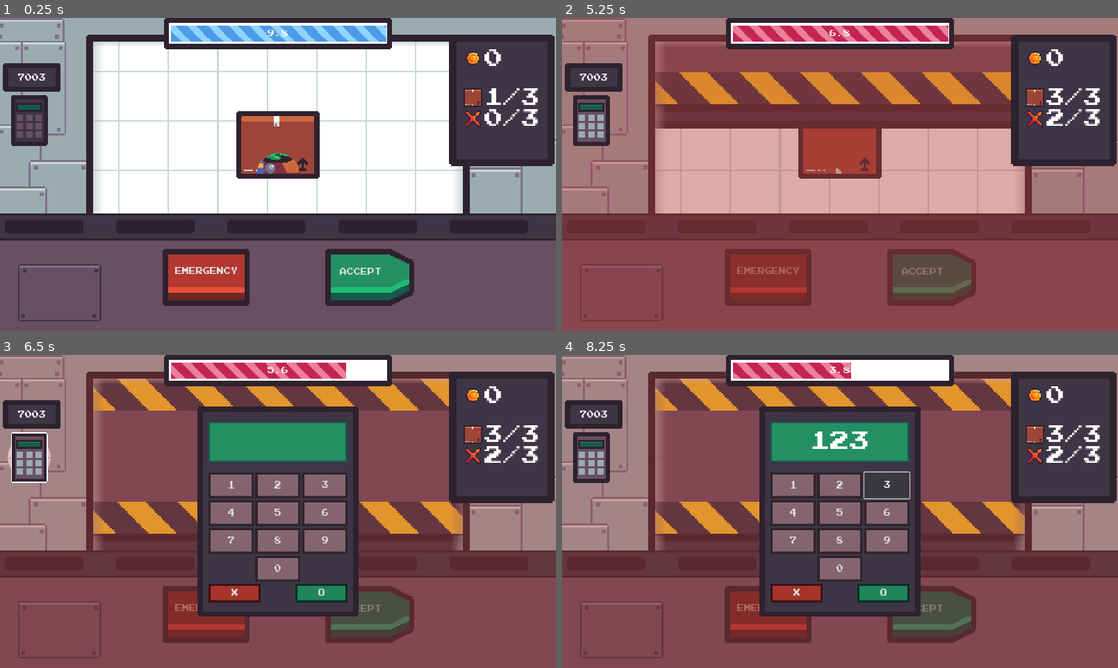
Above: before the commit, frames 1-4 (two rows, left to right).
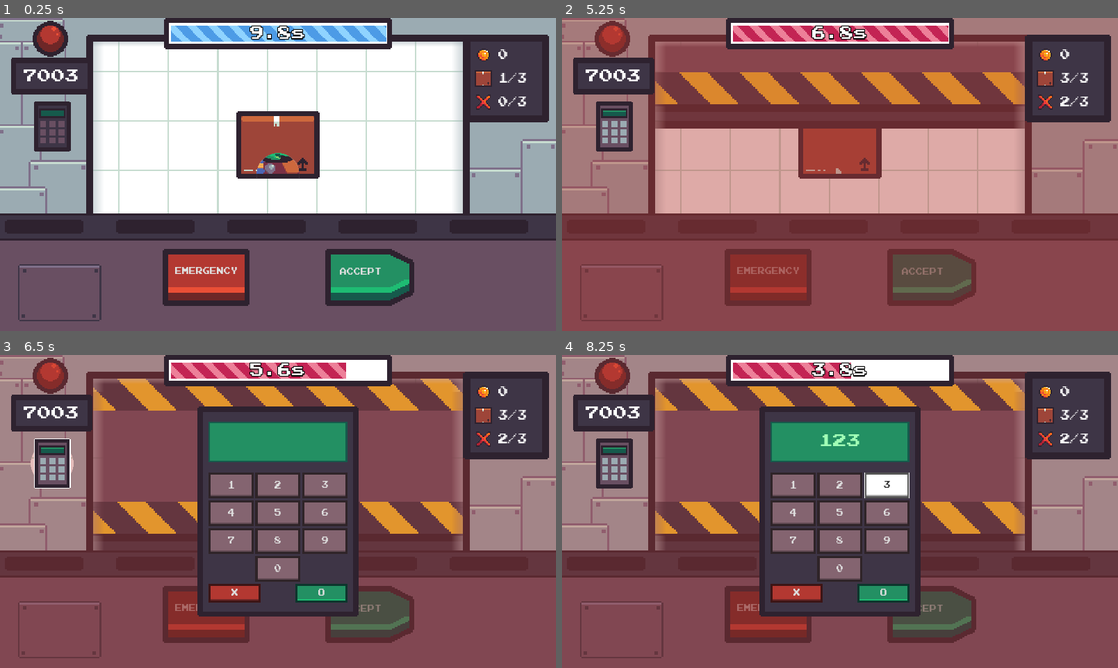
Above: after the commit, the same moments.

Repository: FixelDev/inside-out-inc
Game: Godot game, scene res://scenes/game/game.tscn
Same seed, same stepped clock (60 frames per second), same inputs: the game is played once before the commit and once after it.
Inputs (mouse positions are in pixels of both pictures, inside the frame that each line leads up to; where the layout moved, square brackets give the same spot in the first picture):
- Up to frame 1 (0.25 s): no input
- Up to frame 2 (5.25 s): click "ACCEPT" at 0.5 s; tap Enter at 1.25 s; move the mouse to (962, 158) at 1.27 s; move the mouse to (728, 190) at 2.02 s; click "ACCEPT" at 2.75 s; tap Space at 3.5 s; move the mouse to (895, 105) at 3.52 s; move the mouse to (812, 237) at 4.27 s; click "EMERGENCY" at 5 s
- Up to frame 3 (6.5 s): click (50, 464) [27, 458] at 5.75 s
- Up to frame 4 (8.25 s): click "1" at 6.5 s; click "2" at 7.25 s; click "3" at 8 s

The runs differ from the first frame. In frame 1, 7.9% of the frame differs, in the area x 0-100%, y 0-48%; in frame 2, 8.4%; in frame 3, 8.7%; in frame 4, 9.8%, in the area x 0-100%, y 0-79%.

Commit message:
Finished UI for game over screen, fixed some buttons graphic states, fixed some UI in the main game scene

Diff:
--- a/entities/emergency_module/emergency_keypad_panel/emergency_keypad_panel.gd
+++ b/entities/emergency_module/emergency_keypad_panel/emergency_keypad_panel.gd
@@ -36,7 +36,7 @@
 
 
 func _on_number_button_pressed(number: String) -> void:
-	if entered_code.length() > 6:
+	if entered_code.length() > 4:
 		return
 
 	entered_code += number
--- a/entities/emergency_module/emergency_keypad_panel/number_button.tscn
+++ b/entities/emergency_module/emergency_keypad_panel/number_button.tscn
@@ -1,6 +1,8 @@
-[gd_scene load_steps=3 format=3 uid="uid://vvlem36g7n7g"]
+[gd_scene load_steps=8 format=3 uid="uid://vvlem36g7n7g"]
 
 [ext_resource type="Texture2D" uid="uid://bynrdy5uuy4eu" path="res://entities/emergency_module/emergency_keypad_panel/button.png" id="1_k04x6"]
+[ext_resource type="Texture2D" uid="uid://cfw4bqh2miyc" path="res://entities/emergency_module/emergency_keypad_panel/button_hover.png" id="2_2aoqx"]
+[ext_resource type="Texture2D" uid="uid://h35bwfef8u3a" path="res://entities/emergency_module/emergency_keypad_panel/button_pressed.png" id="3_p34dy"]
 
 [sub_resource type="StyleBoxTexture" id="StyleBoxTexture_ta5tk"]
 texture = ExtResource("1_k04x6")
@@ -10,9 +12,29 @@
 texture_margin_bottom = 14.0
 modulate_color = Color(0.562997, 0.425812, 0.47743, 1)
 
+[sub_resource type="StyleBoxTexture" id="StyleBoxTexture_u3ne2"]
+texture = ExtResource("2_2aoqx")
+texture_margin_left = 14.0
+texture_margin_top = 14.0
+texture_margin_right = 14.0
+texture_margin_bottom = 14.0
+
+[sub_resource type="StyleBoxTexture" id="StyleBoxTexture_deetd"]
+texture = ExtResource("3_p34dy")
+texture_margin_left = 14.0
+texture_margin_top = 14.0
+texture_margin_right = 14.0
+texture_margin_bottom = 14.0
+
+[sub_resource type="StyleBoxEmpty" id="StyleBoxEmpty_02kyd"]
+
 [node name="NumberButton" type="Button"]
 custom_minimum_size = Vector2(0, 60)
 size_flags_horizontal = 3
 size_flags_vertical = 3
+theme_override_colors/font_hover_color = Color(0.194349, 0.194349, 0.194349, 1)
 theme_override_styles/normal = SubResource("StyleBoxTexture_ta5tk")
+theme_override_styles/hover = SubResource("StyleBoxTexture_u3ne2")
+theme_override_styles/pressed = SubResource("StyleBoxTexture_deetd")
+theme_override_styles/focus = SubResource("StyleBoxEmpty_02kyd")
 text = "1"
--- a/scenes/galactic_bulletin/galactic_bulletin.tscn
+++ b/scenes/galactic_bulletin/galactic_bulletin.tscn
@@ -6,6 +6,8 @@
 [ext_resource type="Texture2D" uid="uid://cxg6mm6jc234f" path="res://scenes/galactic_bulletin/stars.png" id="2_ib1uf"]
 [ext_resource type="Texture2D" uid="uid://drqs4k7sh8y31" path="res://scenes/galactic_bulletin/panel.png" id="4_aaphs"]
 [ext_resource type="Texture2D" uid="uid://capyix2w3fn3p" path="res://scenes/galactic_bulletin/text_dummy.png" id="6_ejg10"]
+[ext_resource type="PackedScene" uid="uid://kold78v3pbef" path="res://ui/line_divider.tscn" id="6_xaun7"]
+[ext_resource type="Texture2D" uid="uid://xp4xax0eoxfv" path="res://scenes/galactic_bulletin/button_hoverl.png" id="8_j1p4j"]
 
 [sub_resource type="StyleBoxFlat" id="StyleBoxFlat_blgrw"]
 bg_color = Color(0.0549306, 0.0561564, 0.0966754, 1)
@@ -37,6 +39,24 @@
 texture_margin_right = 16.0
 texture_margin_bottom = 16.0
 
+[sub_resource type="StyleBoxTexture" id="StyleBoxTexture_1vqrt"]
+texture = ExtResource("8_j1p4j")
+texture_margin_left = 16.0
+texture_margin_top = 16.0
+texture_margin_right = 16.0
+texture_margin_bottom = 16.0
+
+[sub_resource type="StyleBoxTexture" id="StyleBoxTexture_d0uq8"]
+texture = ExtResource("4_aaphs")
+texture_margin_left = 16.0
+texture_margin_top = 16.0
+texture_margin_right = 16.0
+texture_margin_bottom = 16.0
+
+[sub_resource type="StyleBoxEmpty" id="StyleBoxEmpty_f36lr"]
+
+[sub_resource type="StyleBoxEmpty" id="StyleBoxEmpty_ga5yr"]
+
 [node name="GalacticBulletin" type="Node2D"]
 script = ExtResource("1_scx40")
 
@@ -53,7 +73,6 @@
 
 [node name="ScrollingStripes" parent="UI/BG" instance=ExtResource("2_80i7w")]
 layout_mode = 1
-speed = 0.05
 color = Color(0.176471, 0.168627, 0.258824, 0.239216)
 
 [node name="Stars" type="Panel" parent="UI/BG"]
@@ -133,8 +152,7 @@
 custom_minimum_size = Vector2(0, 6.69)
 layout_mode = 2
 
-[node name="ColorRect" type="ColorRect" parent="UI/BG/GalacticBulletinPanel/VBoxContainer"]
-custom_minimum_size = Vector2(0, 2)
+[node name="LineDivider" parent="UI/BG/GalacticBulletinPanel/VBoxContainer" instance=ExtResource("6_xaun7")]
 layout_mode = 2
 
 [node name="Spacer2" type="Control" parent="UI/BG/GalacticBulletinPanel/VBoxContainer"]
@@ -326,7 +344,12 @@
 offset_bottom = -100.0
 grow_horizontal = 2
 grow_vertical = 0
+theme_override_colors/font_hover_color = Color(0.180392, 0.133333, 0.184314, 1)
 theme_override_styles/normal = SubResource("StyleBoxTexture_g301u")
+theme_override_styles/hover = SubResource("StyleBoxTexture_1vqrt")
+theme_override_styles/pressed = SubResource("StyleBoxTexture_d0uq8")
+theme_override_styles/disabled = SubResource("StyleBoxEmpty_f36lr")
+theme_override_styles/focus = SubResource("StyleBoxEmpty_ga5yr")
 text = "Start"
 
 [connection signal="pressed" from="UI/StartButton" to="." method="_on_start_button_pressed"]
--- a/scenes/game/game.tscn
+++ b/scenes/game/game.tscn
@@ -39,11 +39,17 @@
 [ext_resource type="Texture2D" uid="uid://vns4u1aw07sq" path="res://entities/emergency_module/keypad_hover.png" id="19_0flgl"]
 [ext_resource type="Texture2D" uid="uid://cb1h8st7s045s" path="res://entities/emergency_module/keypad_disabled.png" id="20_nroji"]
 [ext_resource type="Texture2D" uid="uid://bkgmaajtqp3sh" path="res://entities/emergency_module/emergency_keypad_panel/display.png" id="21_3q47j"]
-[ext_resource type="Texture2D" uid="uid://bynrdy5uuy4eu" path="res://entities/emergency_module/emergency_keypad_panel/button.png" id="22_amina"]
 [ext_resource type="Shader" path="res://ui/scrolling_stripes/scrolling_stripes.gdshader" id="22_ri8qu"]
+[ext_resource type="Texture2D" uid="uid://cnr2b8h2xess5" path="res://entities/emergency_module/emergency_keypad_panel/clear_button.png" id="29_c32ot"]
+[ext_resource type="Texture2D" uid="uid://bv2jlmemiftfw" path="res://entities/emergency_module/emergency_keypad_panel/clear_button_hover.png" id="30_rsqs0"]
+[ext_resource type="Texture2D" uid="uid://bixgnburar536" path="res://entities/emergency_module/emergency_keypad_panel/clear_button_pressed.png" id="31_3ji8w"]
 [ext_resource type="Texture2D" uid="uid://bnsjx4wro4fjc" path="res://scenes/game/graphics/table.png" id="31_lajfo"]
 [ext_resource type="Texture2D" uid="uid://kwkoqtvpnhil" path="res://entities/emergency_crate/graphics/crate_bottom.png" id="32_b2w7x"]
+[ext_resource type="Texture2D" uid="uid://daeh8qjiewwf0" path="res://entities/emergency_module/emergency_keypad_panel/accept_button.png" id="32_cfwd0"]
 [ext_resource type="Texture2D" uid="uid://d4ejv8ag53m6o" path="res://entities/emergency_crate/graphics/crate_decoration.png" id="33_fdnng"]
+[ext_resource type="Texture2D" uid="uid://c4t8nqvyspmif" path="res://entities/emergency_module/emergency_keypad_panel/accept_button_hover.png" id="33_ykf5n"]
+[ext_resource type="Texture2D" uid="uid://cylt3gcsa7vhm" path="res://entities/emergency_module/emergency_keypad_panel/accept_button_pressed.png" id="34_3weag"]
+[ext_resource type="Texture2D" uid="uid://duhabuen6d406" path="res://scenes/game/graphics/emergency_lamp.png" id="44_qa7fk"]
 [ext_resource type="PackedScene" uid="uid://djfmjkuiwck6x" path="res://entities/packages/box/box.tscn" id="45_e7rc1"]
 [ext_resource type="PackedScene" uid="uid://bco4ic8i0xaln" path="res://entities/packages/alien_package/alien_package_1.tscn" id="46_fy6wy"]
 [ext_resource type="Script" path="res://scenes/game/package_spawner.gd" id="46_mkleq"]
@@ -199,20 +205,54 @@
 texture_margin_bottom = 14.0
 
 [sub_resource type="StyleBoxTexture" id="StyleBoxTexture_6tgc2"]
-texture = ExtResource("22_amina")
-texture_margin_left = 14.0
-texture_margin_top = 14.0
-texture_margin_right = 14.0
-texture_margin_bottom = 14.0
-modulate_color = Color(0.701961, 0.219608, 0.192157, 1)
+texture = ExtResource("29_c32ot")
+texture_margin_left = 14.0
+texture_margin_top = 14.0
+texture_margin_right = 14.0
+texture_margin_bottom = 14.0
+
+[sub_resource type="StyleBoxTexture" id="StyleBoxTexture_gck6a"]
+texture = ExtResource("30_rsqs0")
+texture_margin_left = 14.0
+texture_margin_top = 14.0
+texture_margin_right = 14.0
+texture_margin_bottom = 14.0
+
+[sub_resource type="StyleBoxTexture" id="StyleBoxTexture_25c3s"]
+texture = ExtResource("31_3ji8w")
+texture_margin_left = 14.0
+texture_margin_top = 14.0
+texture_margin_right = 14.0
+texture_margin_bottom = 14.0
+
+[sub_resource type="StyleBoxEmpty" id="StyleBoxEmpty_ya4gq"]
+
+[sub_resource type="StyleBoxEmpty" id="StyleBoxEmpty_t2ncl"]
 
 [sub_resource type="StyleBoxTexture" id="StyleBoxTexture_ajktt"]
-texture = ExtResource("22_amina")
-texture_margin_left = 14.0
-texture_margin_top = 14.0
-texture_margin_right = 14.0
-texture_margin_bottom = 14.0
-modulate_color = Color(0.137255, 0.564706, 0.388235, 1)
+texture = ExtResource("32_cfwd0")
+texture_margin_left = 14.0
+texture_margin_top = 14.0
+texture_margin_right = 14.0
+texture_margin_bottom = 14.0
+
+[sub_resource type="StyleBoxTexture" id="StyleBoxTexture_1okt5"]
+texture = ExtResource("33_ykf5n")
+texture_margin_left = 14.0
+texture_margin_top = 14.0
+texture_margin_right = 14.0
+texture_margin_bottom = 14.0
+
+[sub_resource type="StyleBoxTexture" id="StyleBoxTexture_tsa0e"]
+texture = ExtResource("34_3weag")
+texture_margin_left = 14.0
+texture_margin_top = 14.0
+texture_margin_right = 14.0
+texture_margin_bottom = 14.0
+
+[sub_resource type="StyleBoxEmpty" id="StyleBoxEmpty_if6sg"]
+
+[sub_resource type="StyleBoxEmpty" id="StyleBoxEmpty_jxdjg"]
 
 [sub_resource type="StyleBoxTexture" id="StyleBoxTexture_2433e"]
 texture = ExtResource("13_1o150")
@@ -386,12 +426,14 @@
 anchors_preset = 4
 anchor_top = 0.5
 anchor_bottom = 0.5
-offset_left = 7.0
-offset_top = 100.0
-offset_right = 140.0
-offset_bottom = 166.0
+offset_left = 25.0
+offset_top = 88.0
+offset_right = 213.0
+offset_bottom = 172.0
 grow_vertical = 2
+theme_override_font_sizes/font_size = 32
 theme_override_styles/normal = SubResource("StyleBoxTexture_85yi6")
+text = "2345"
 horizontal_alignment = 1
 vertical_alignment = 1
 
@@ -400,10 +442,10 @@
 anchors_preset = 4
 anchor_top = 0.5
 anchor_bottom = 0.5
-offset_left = 25.0
-offset_top = 174.0
-offset_right = 61.0
-offset_bottom = 223.0
+offset_left = 78.0
+offset_top = 188.0
+offset_right = 114.0
+offset_bottom = 237.0
 grow_vertical = 2
 scale = Vector2(2.36, 2.36)
 theme_override_styles/normal = SubResource("StyleBoxTexture_rreug")
@@ -501,6 +543,9 @@
 anchor_bottom = 1.0
 grow_horizontal = 2
 grow_vertical = 2
+theme_override_colors/font_outline_color = Color(0, 0, 0, 1)
+theme_override_constants/outline_size = 7
+theme_override_font_sizes/font_size = 32
 text = "22.3"
 horizontal_alignment = 1
 vertical_alignment = 1
@@ -542,7 +587,8 @@
 unique_name_in_owner = true
 custom_minimum_size = Vector2(0, 65.96)
 layout_mode = 2
-theme_override_font_sizes/font_size = 46
+theme_override_colors/font_color = Color(0.631858, 0.994201, 0.714131, 1)
+theme_override_font_sizes/font_size = 32
 horizontal_alignment = 1
 vertical_alignment = 1
 
@@ -570,6 +616,10 @@
 layout_mode = 2
 size_flags_horizontal = 3
 theme_override_styles/normal = SubResource("StyleBoxTexture_6tgc2")
+theme_override_styles/hover = SubResource("StyleBoxTexture_gck6a")
+theme_override_styles/pressed = SubResource("StyleBoxTexture_25c3s")
+theme_override_styles/disabled = SubResource("StyleBoxEmpty_ya4gq")
+theme_override_styles/focus = SubResource("StyleBoxEmpty_t2ncl")
 text = "X"
 
 [node name="AcceptButton" type="Button" parent="UI/EmergencyKeypadPanel/VBoxContainer/ButtonsContainer"]
@@ -577,6 +627,10 @@
 layout_mode = 2
 size_flags_horizontal = 3
 theme_override_styles/normal = SubResource("StyleBoxTexture_ajktt")
+theme_override_styles/hover = SubResource("StyleBoxTexture_1okt5")
+theme_override_styles/pressed = SubResource("StyleBoxTexture_tsa0e")
+theme_override_styles/disabled = SubResource("StyleBoxEmpty_if6sg")
+theme_override_styles/focus = SubResource("StyleBoxEmpty_jxdjg")
 text = "O"
 
 [node name="PanelContainer" type="PanelContainer" parent="UI"]
@@ -586,67 +640,77 @@
 offset_left = -214.0
 offset_top = 38.0
 offset_right = -70.0
-offset_bottom = 256.0
+offset_bottom = 163.0
 grow_horizontal = 0
 scale = Vector2(1.37857, 1.38881)
 theme_override_styles/panel = SubResource("StyleBoxTexture_2433e")
 
 [node name="MarginContainer" type="MarginContainer" parent="UI/PanelContainer"]
 layout_mode = 2
-theme_override_constants/margin_left = 10
-theme_override_constants/margin_top = 10
-theme_override_constants/margin_right = 10
-theme_override_constants/margin_bottom = 10
+theme_override_constants/margin_left = 6
+theme_override_constants/margin_top = 6
+theme_override_constants/margin_right = 6
+theme_override_constants/margin_bottom = 6
 
 [node name="StatsContainer" type="VBoxContainer" parent="UI/PanelContainer/MarginContainer"]
 layout_mode = 2
+theme_override_constants/separation = 11
 script = ExtResource("9_f07pv")
 
 [node name="CoinsCounterCointainer" type="HBoxContainer" parent="UI/PanelContainer/MarginContainer/StatsContainer"]
 unique_name_in_owner = true
 layout_mode = 2
+theme_override_constants/separation = 11
 
 [node name="TextureRect" type="TextureRect" parent="UI/PanelContainer/MarginContainer/StatsContainer/CoinsCounterCointainer"]
+custom_minimum_size = Vector2(28, 0)
 layout_mode = 2
 texture = ExtResource("10_xwoyr")
-expand_mode = 2
+expand_mode = 4
 
 [node name="CoinsCounterLabel" type="Label" parent="UI/PanelContainer/MarginContainer/StatsContainer/CoinsCounterCointainer"]
 unique_name_in_owner = true
 layout_mode = 2
-theme_override_font_sizes/font_size = 31
+theme_override_font_sizes/font_size = 16
 text = "0"
+horizontal_alignment = 1
+vertical_alignment = 1
 
 [node name="Spacer" type="Control" parent="UI/PanelContainer/MarginContainer/StatsContainer"]
+visible = false
 custom_minimum_size = Vector2(0, 26.78)
 layout_mode = 2
 
 [node name="PackagesCounterCotainer" type="HBoxContainer" parent="UI/PanelContainer/MarginContainer/StatsContainer"]
 layout_mode = 2
+theme_override_constants/separation = 11
 
 [node name="TextureRect" type="TextureRect" parent="UI/PanelContainer/MarginContainer/StatsContainer/PackagesCounterCotainer"]
+custom_minimum_size = Vector2(28, 0)
 layout_mode = 2
 texture = ExtResource("9_j1wal")
-expand_mode = 2
+expand_mode = 4
 
 [node name="PackagesCounterLabel" type="Label" parent="UI/PanelContainer/MarginContainer/StatsContainer/PackagesCounterCotainer"]
 unique_name_in_owner = true
 layout_mode = 2
-theme_override_font_sizes/font_size = 31
+theme_override_font_sizes/font_size = 16
 text = "0/2"
 
 [node name="StrikesCounterCotainer" type="HBoxContainer" parent="UI/PanelContainer/MarginContainer/StatsContainer"]
 layout_mode = 2
+theme_override_constants/separation = 11
 
 [node name="TextureRect" type="TextureRect" parent="UI/PanelContainer/MarginContainer/StatsContainer/StrikesCounterCotainer"]
+custom_minimum_size = Vector2(28, 0)
 layout_mode = 2
 texture = ExtResource("12_xb1sl")
-expand_mode = 2
+expand_mode = 4
 
 [node name="StrikesCounterLabel" type="Label" parent="UI/PanelContainer/MarginContainer/StatsContainer/StrikesCounterCotainer"]
 unique_name_in_owner = true
 layout_mode = 2
-theme_override_font_sizes/font_size = 31
+theme_override_font_sizes/font_size = 16
 text = "0/2"
 
 [node name="Wall" type="Sprite2D" parent="."]
@@ -775,6 +839,11 @@
 texture = ExtResource("18_4apnj")
 region_enabled = true
 region_rect = Rect2(-613, -277, 1145, 534)
+
+[node name="EmergencyLamp" type="Sprite2D" parent="WallWindow"]
+position = Vector2(116, 48)
+scale = Vector2(2.5625, 2.5625)
+texture = ExtResource("44_qa7fk")
 
 [node name="Window2" type="Sprite2D" parent="WallWindow"]
 light_mask = 2
--- a/scenes/game/time_left_progress_bar.gd
+++ b/scenes/game/time_left_progress_bar.gd
@@ -42,7 +42,13 @@
 
 	var snapped_value: float = snapped(timer_time_to_left.time_left, 0.1)
 	value = seconds_left - timer_time_to_left.time_left
-	time_left_label.text = str(snapped_value)
+
+	var additional_zero = ""
+
+	if snapped_value == floor(snapped_value):
+		additional_zero = ".0"
+
+	time_left_label.text = str(snapped_value) + additional_zero + "s"
 
 
 func _on_timer_time_to_left_timeout():
--- a/scenes/game_over/game_over.tscn
+++ b/scenes/game_over/game_over.tscn
@@ -1,16 +1,19 @@
-[gd_scene load_steps=7 format=3 uid="uid://fuicjracfebf"]
+[gd_scene load_steps=10 format=3 uid="uid://fuicjracfebf"]
 
-[ext_resource type="Texture2D" uid="uid://u6wcejef6fm1" path="res://scenes/game/graphics/bg.png" id="1_bdssc"]
 [ext_resource type="Script" path="res://scenes/game_over/game_over.gd" id="1_e1f0a"]
+[ext_resource type="PackedScene" uid="uid://cxkfs2kfxf0sd" path="res://ui/scrolling_stripes/scrolling_stripes.tscn" id="2_0hw41"]
 [ext_resource type="Texture2D" uid="uid://dax526h3k8g01" path="res://scenes/game_over/pink_slip.png" id="2_vih7x"]
+[ext_resource type="Texture2D" uid="uid://bjobtmqtj06ms" path="res://ui/fill_universa_lightl.png" id="3_mqjrb"]
+[ext_resource type="Theme" uid="uid://b40we861tw4w7" path="res://ui/pink_slip.tres" id="5_xuw5p"]
+[ext_resource type="PackedScene" uid="uid://kold78v3pbef" path="res://ui/line_divider.tscn" id="6_l7oja"]
 
-[sub_resource type="StyleBoxTexture" id="StyleBoxTexture_ihk6y"]
-texture = ExtResource("1_bdssc")
+[sub_resource type="StyleBoxFlat" id="StyleBoxFlat_lkd5d"]
+bg_color = Color(0.966601, 0.525679, 0.690988, 1)
+
+[sub_resource type="StyleBoxTexture" id="StyleBoxTexture_6wwy4"]
+texture = ExtResource("3_mqjrb")
 axis_stretch_horizontal = 1
 axis_stretch_vertical = 1
-
-[sub_resource type="StyleBoxFlat" id="StyleBoxFlat_54tuj"]
-bg_color = Color(0.137255, 0.137255, 0.137255, 0.305882)
 
 [sub_resource type="StyleBoxTexture" id="StyleBoxTexture_rut3g"]
 texture = ExtResource("2_vih7x")
@@ -25,22 +28,16 @@
 [node name="CanvasLayer" type="CanvasLayer" parent="."]
 
 [node name="Panel" type="Panel" parent="CanvasLayer"]
-texture_repeat = 2
 anchors_preset = 15
 anchor_right = 1.0
 anchor_bottom = 1.0
 grow_horizontal = 2
 grow_vertical = 2
-scale = Vector2(3.2, 3.2)
-theme_override_styles/panel = SubResource("StyleBoxTexture_ihk6y")
+theme_override_styles/panel = SubResource("StyleBoxFlat_lkd5d")
 
-[node name="Panel2" type="Panel" parent="CanvasLayer"]
-anchors_preset = 15
-anchor_right = 1.0
-anchor_bottom = 1.0
-grow_horizontal = 2
-grow_vertical = 2
-theme_override_styles/panel = SubResource("StyleBoxFlat_54tuj")
+[node name="ScrollingStripes" parent="CanvasLayer" instance=ExtResource("2_0hw41")]
+theme_override_styles/panel = SubResource("StyleBoxTexture_6wwy4")
+color = Color(0.992157, 0.717647, 0.835294, 0.27451)
 
 [node name="PinkSlip" type="Panel" parent="CanvasLayer"]
 anchors_preset = 8
@@ -49,9 +46,9 @@
 anchor_right = 0.5
 anchor_bottom = 0.5
 offset_left = -319.0
-offset_top = -249.0
+offset_top = -195.0
 offset_right = 319.0
-offset_bottom = 141.0
+offset_bottom = 195.0
 grow_horizontal = 2
 grow_vertical = 2
 theme_override_styles/panel = SubResource("StyleBoxTexture_rut3g")
@@ -61,43 +58,68 @@
 anchors_preset = 15
 anchor_right = 1.0
 anchor_bottom = 1.0
-offset_left = 22.0
-offset_top = 17.0
-offset_right = -22.0
-offset_bottom = -17.0
+offset_left = 48.0
+offset_top = 42.0
+offset_right = -46.0
+offset_bottom = -42.0
 grow_horizontal = 2
 grow_vertical = 2
+theme = ExtResource("5_xuw5p")
 
 [node name="Label" type="Label" parent="CanvasLayer/PinkSlip/VBoxContainer"]
 layout_mode = 2
-theme_override_font_sizes/font_size = 46
+theme_override_font_sizes/font_size = 32
 text = "PINK SLIP"
 horizontal_alignment = 1
 vertical_alignment = 1
 
+[node name="Spacer2" type="Control" parent="CanvasLayer/PinkSlip/VBoxContainer"]
+custom_minimum_size = Vector2(0, 11.41)
+layout_mode = 2
+
 [node name="Label2" type="Label" parent="CanvasLayer/PinkSlip/VBoxContainer"]
 layout_mode = 2
-theme_override_font_sizes/font_size = 31
-text = "You are fired lol"
+theme_override_font_sizes/font_size = 16
+text = "(You are fired lol)"
 horizontal_alignment = 1
 vertical_alignment = 1
 
+[node name="Spacer3" type="Control" parent="CanvasLayer/PinkSlip/VBoxContainer"]
+custom_minimum_size = Vector2(0, 11.41)
+layout_mode = 2
+
+[node name="LineDivider" parent="CanvasLayer/PinkSlip/VBoxContainer" instance=ExtResource("6_l7oja")]
+layout_mode = 2
+color = Color(0.764706, 0.141176, 0.329412, 1)
+
+[node name="Spacer4" type="Control" parent="CanvasLayer/PinkSlip/VBoxContainer"]
+custom_minimum_size = Vector2(0, 11.41)
+layout_mode = 2
+
+[node name="Label3" type="Label" parent="CanvasLayer/PinkSlip/VBoxContainer"]
+custom_minimum_size = Vector2(0, 10)
+layout_mode = 2
+theme_override_constants/line_spacing = 6
+theme_override_font_sizes/font_size = 16
+text = "REASON: Actions causing significant damage to Inside Out Inc. "
+autowrap_mode = 2
+
 [node name="Spacer" type="Control" parent="CanvasLayer/PinkSlip/VBoxContainer"]
-custom_minimum_size = Vector2(0, 182.44)
+custom_minimum_size = Vector2(0, 121.53)
 layout_mode = 2
 
 [node name="HBoxContainer" type="HBoxContainer" parent="CanvasLayer/PinkSlip/VBoxContainer"]
 layout_mode = 2
-theme_override_constants/separation = 325
+theme_override_constants/separation = 161
 alignment = 1
 
 [node name="MenuButton" type="Button" parent="CanvasLayer/PinkSlip/VBoxContainer/HBoxContainer"]
-custom_minimum_size = Vector2(110, 0)
+custom_minimum_size = Vector2(207.45, 0)
 layout_mode = 2
 text = "Menu"
 
 [node name="ResetDayButton" type="Button" parent="CanvasLayer/PinkSlip/VBoxContainer/HBoxContainer"]
-custom_minimum_size = Vector2(110, 0)
+custom_minimum_size = Vector2(207.45, 0)
 layout_mode = 2
 text = "Restart Day"
 
--- /dev/null
+++ b/ui/line_divider.tscn
@@ -0,0 +1,4 @@
+[gd_scene format=3 uid="uid://kold78v3pbef"]
+
+[node name="LineDivider" type="ColorRect"]
+custom_minimum_size = Vector2(0, 2)
--- /dev/null
+++ b/ui/pink_slip.tres
@@ -0,0 +1,38 @@
+[gd_resource type="Theme" load_steps=8 format=3 uid="uid://b40we861tw4w7"]
+
+[ext_resource type="Texture2D" uid="uid://d067kofa0m0vs" path="res://scenes/game_over/button_hover.png" id="1_dpmsq"]
+[ext_resource type="Texture2D" uid="uid://b7ucyr08050df" path="res://scenes/game_over/button.png" id="1_qbjjb"]
+
+[sub_resource type="StyleBoxEmpty" id="StyleBoxEmpty_w2wa5"]
+
+[sub_resource type="StyleBoxEmpty" id="StyleBoxEmpty_si3bu"]
+
+[sub_resource type="StyleBoxTexture" id="StyleBoxTexture_3tu4v"]
+texture = ExtResource("1_dpmsq")
+texture_margin_left = 14.0
+texture_margin_top = 14.0
+texture_margin_right = 14.0
+texture_margin_bottom = 14.0
+
+[sub_resource type="StyleBoxTexture" id="StyleBoxTexture_j15nm"]
+texture = ExtResource("1_qbjjb")
+texture_margin_left = 12.0
+texture_margin_top = 12.0
+texture_margin_right = 12.0
+texture_margin_bottom = 12.0
+
+[sub_resource type="StyleBoxTexture" id="StyleBoxTexture_00dkn"]
+texture = ExtResource("1_qbjjb")
+texture_margin_left = 14.0
+texture_margin_top = 14.0
+texture_margin_right = 14.0
+texture_margin_bottom = 14.0
+
+[resource]
+Button/colors/font_color = Color(0.764706, 0.141176, 0.329412, 1)
+Button/styles/disabled = SubResource("StyleBoxEmpty_w2wa5")
+Button/styles/focus = SubResource("StyleBoxEmpty_si3bu")
+Button/styles/hover = SubResource("StyleBoxTexture_3tu4v")
+Button/styles/normal = SubResource("StyleBoxTexture_j15nm")
+Button/styles/pressed = SubResource("StyleBoxTexture_00dkn")
+Label/colors/font_color = Color(0.764706, 0.141176, 0.329412, 1)
Binary file added: entities/emergency_module/emergency_keypad_panel/accept_button.aseprite
Binary file added: entities/emergency_module/emergency_keypad_panel/accept_button.png
Not shown, added: entities/emergency_module/emergency_keypad_panel/accept_button.png.import
Binary file added: entities/emergency_module/emergency_keypad_panel/accept_button_hover.aseprite
Binary file added: entities/emergency_module/emergency_keypad_panel/accept_button_hover.png
Not shown, added: entities/emergency_module/emergency_keypad_panel/accept_button_hover.png.import
Binary file added: entities/emergency_module/emergency_keypad_panel/accept_button_pressed.aseprite
Binary file added: entities/emergency_module/emergency_keypad_panel/accept_button_pressed.png
Not shown, added: entities/emergency_module/emergency_keypad_panel/accept_button_pressed.png.import
Binary file changed: entities/emergency_module/emergency_keypad_panel/button.aseprite
Binary file changed: entities/emergency_module/emergency_keypad_panel/button.png
Binary file added: entities/emergency_module/emergency_keypad_panel/button_hover.aseprite
(and 37 more such lines)
